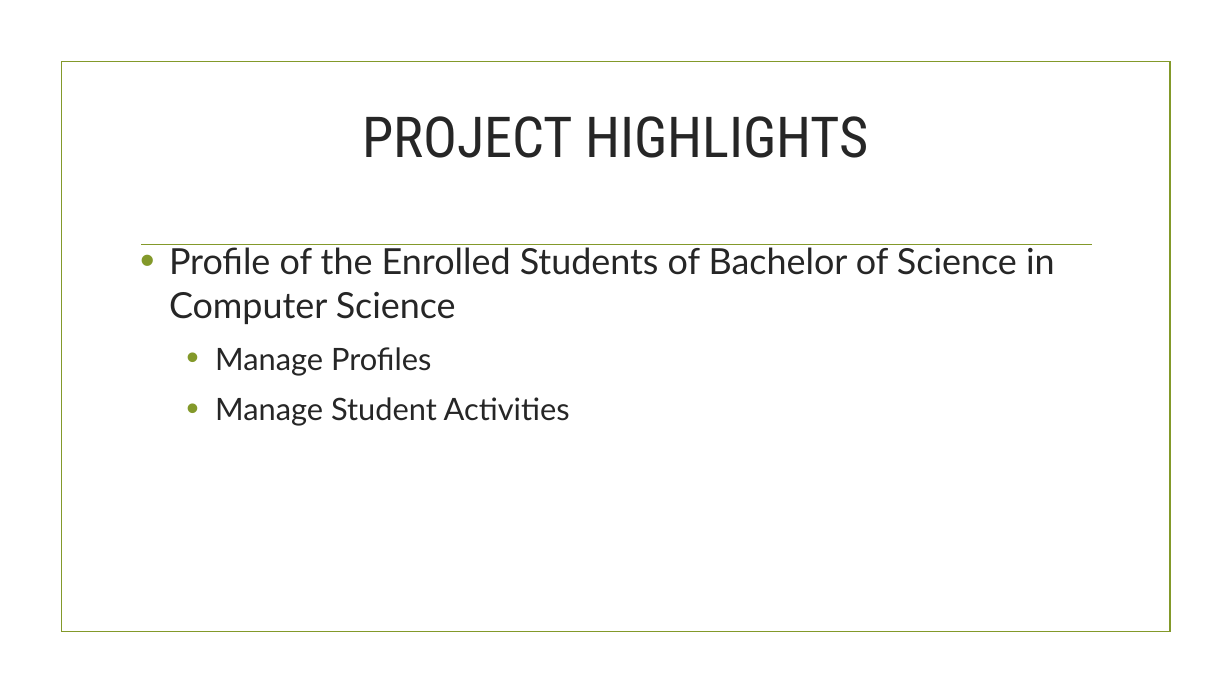
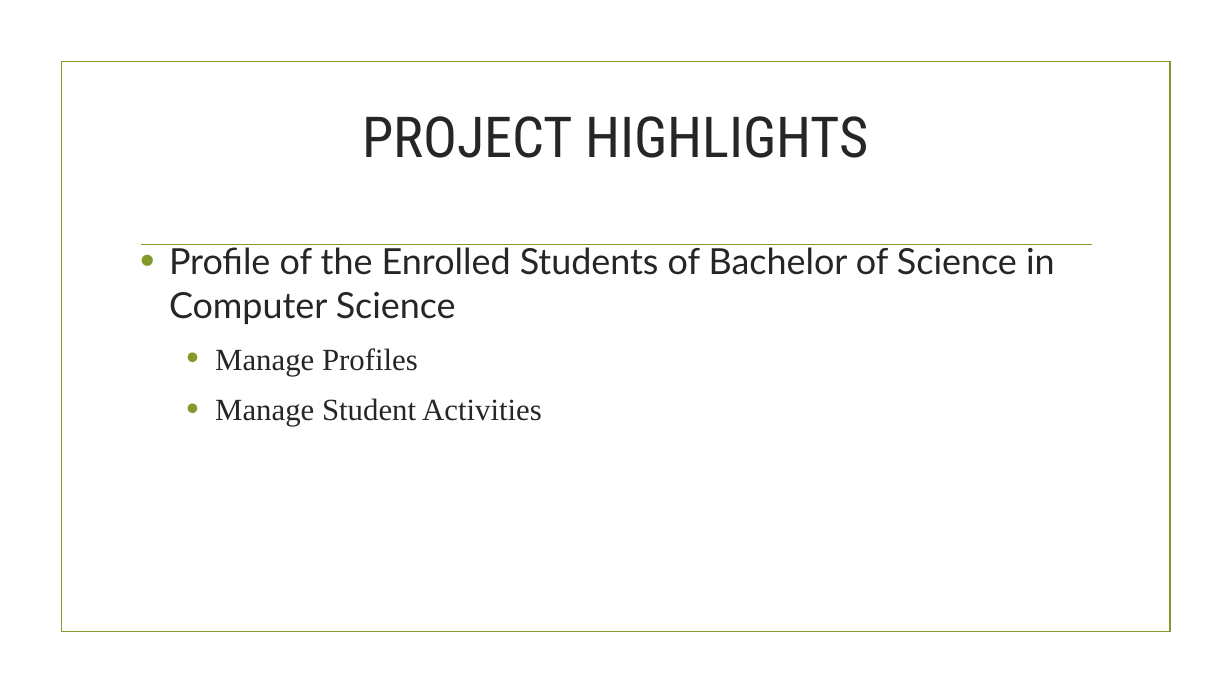
Before and after one commit to taongnyebe/BSCS-3-Profiling-System, a slide deck: slide 2 of Documentations/kath/Presentation-of-chapter-1.pptx. Drawn at 1232x693 pixels with LibreOffice and Linux fonts; fonts in the diff are those of the drawing; background and template pictures are left out. Boxes give left, top, right and bottom in pixels: in the first picture for what was removed or moved away, otherwise in the second. Text is boxed around its words. In the diff, an @@ line names an element or a change of style, - is before the commit and + after.

```diff
--- a/Documentations/kath/Presentation-of-chapter-1.pptx
+++ b/Documentations/kath/Presentation-of-chapter-1.pptx
@@ text at <box>215,348,542,426</box>: font Lato to Times New Roman in "Manage Profiles", "Manage Student Activities" @@
```
Also in this commit, not shown: 5 other slides changed, 24 other files.
